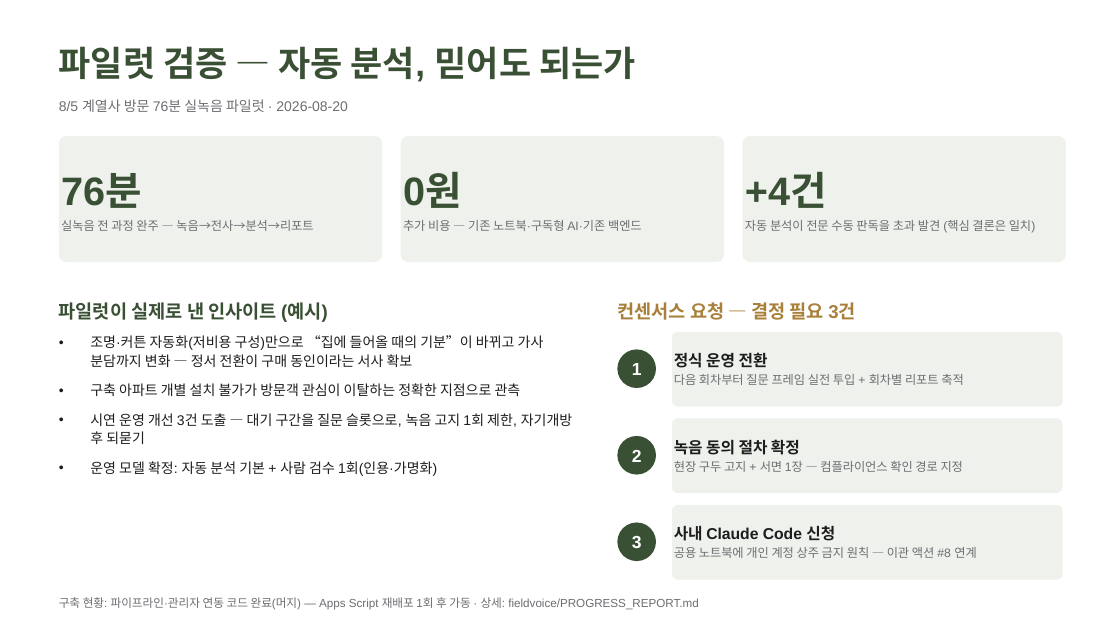
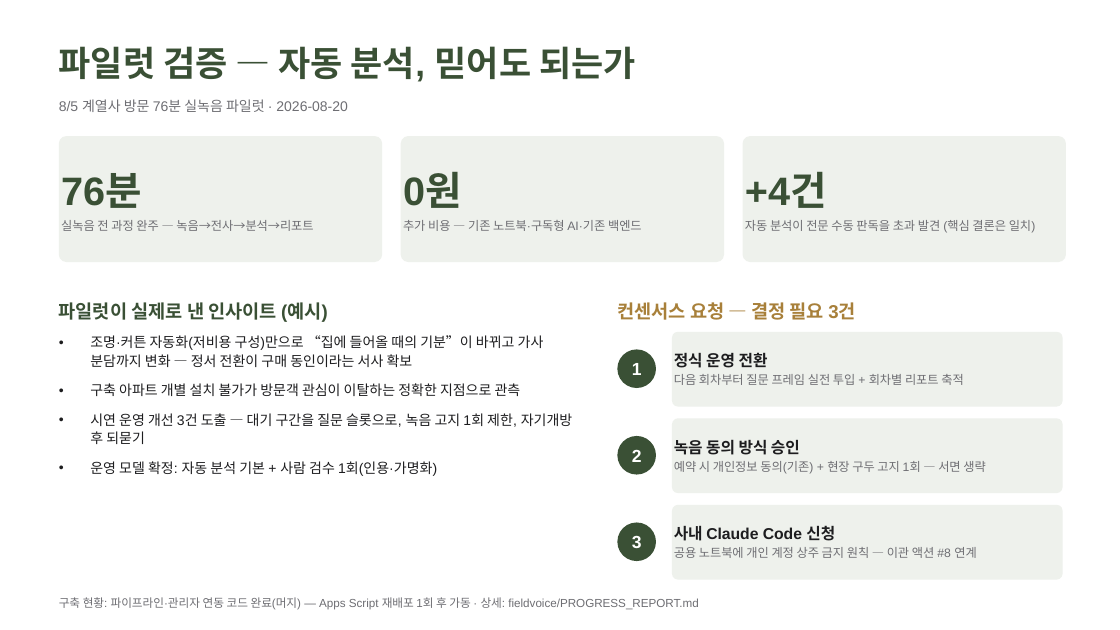
Before and after one commit to wonseok0415/wonseok-lab, a slide deck: slide 2 of thinqreal/fieldvoice/FieldVoice_추진보고_20260820.pptx. Drawn at 1120x630 pixels with LibreOffice and Linux fonts; fonts in the diff are those of the drawing. Boxes give left, top, right and bottom in pixels: in the first picture for what was removed or moved away, otherwise in the second. Text is boxed around its words. In the diff, an @@ line names an element or a change of style, - is before the commit and + after.

```diff
--- a/thinqreal/fieldvoice/FieldVoice_추진보고_20260820.pptx
+++ b/thinqreal/fieldvoice/FieldVoice_추진보고_20260820.pptx
@@ text in rounded rectangle at <box>674,439,985,473</box>: text changed @@
-녹음 동의 절차 확정
-현장 구두 고지 + 서면 1장 — 컴플라이언스 확인 경로 지정
+녹음 동의 방식 승인
+예약 시 개인정보 동의(기존) + 현장 구두 고지 1회 — 서면 생략
```
Also in this commit, not shown: 3 other files.
